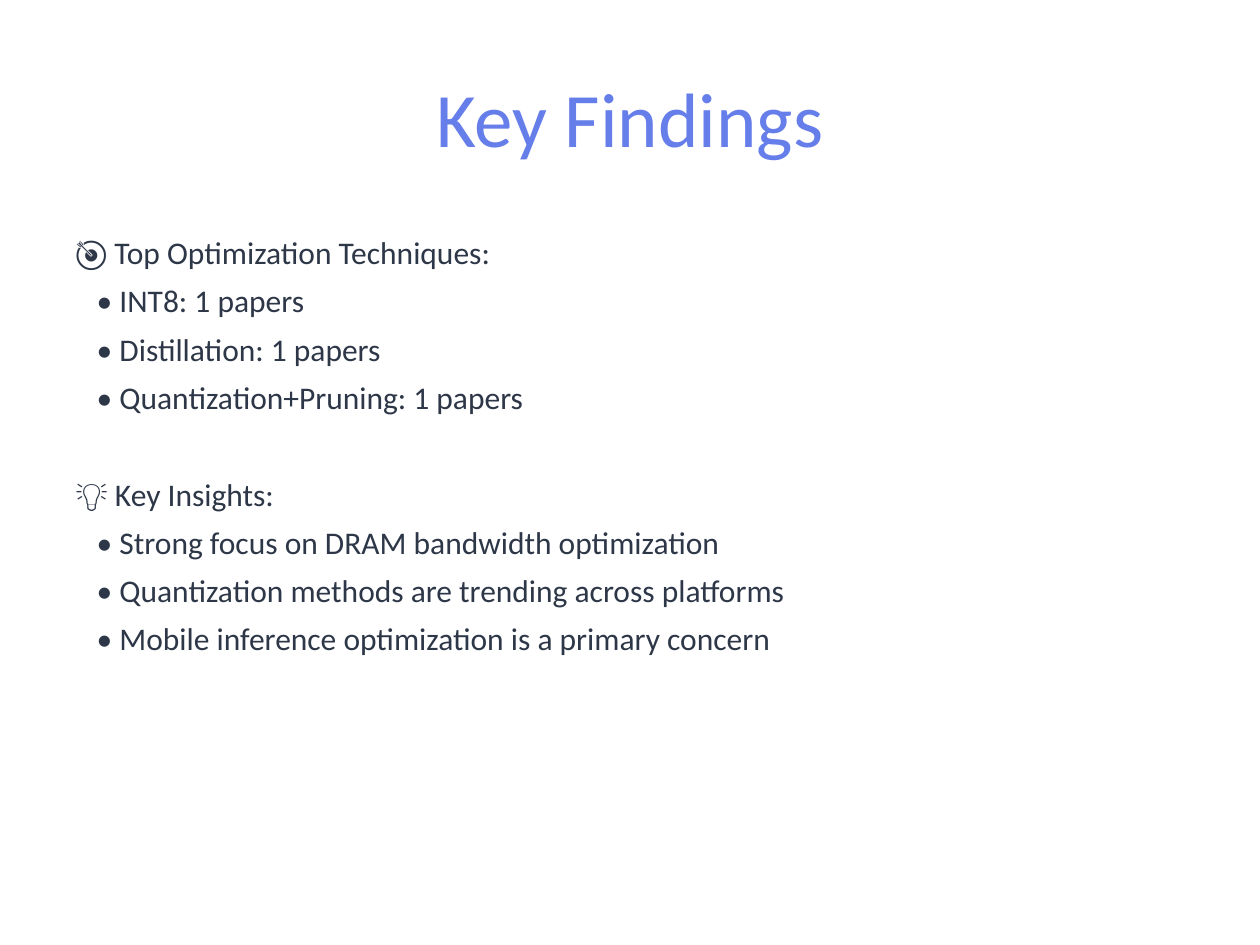
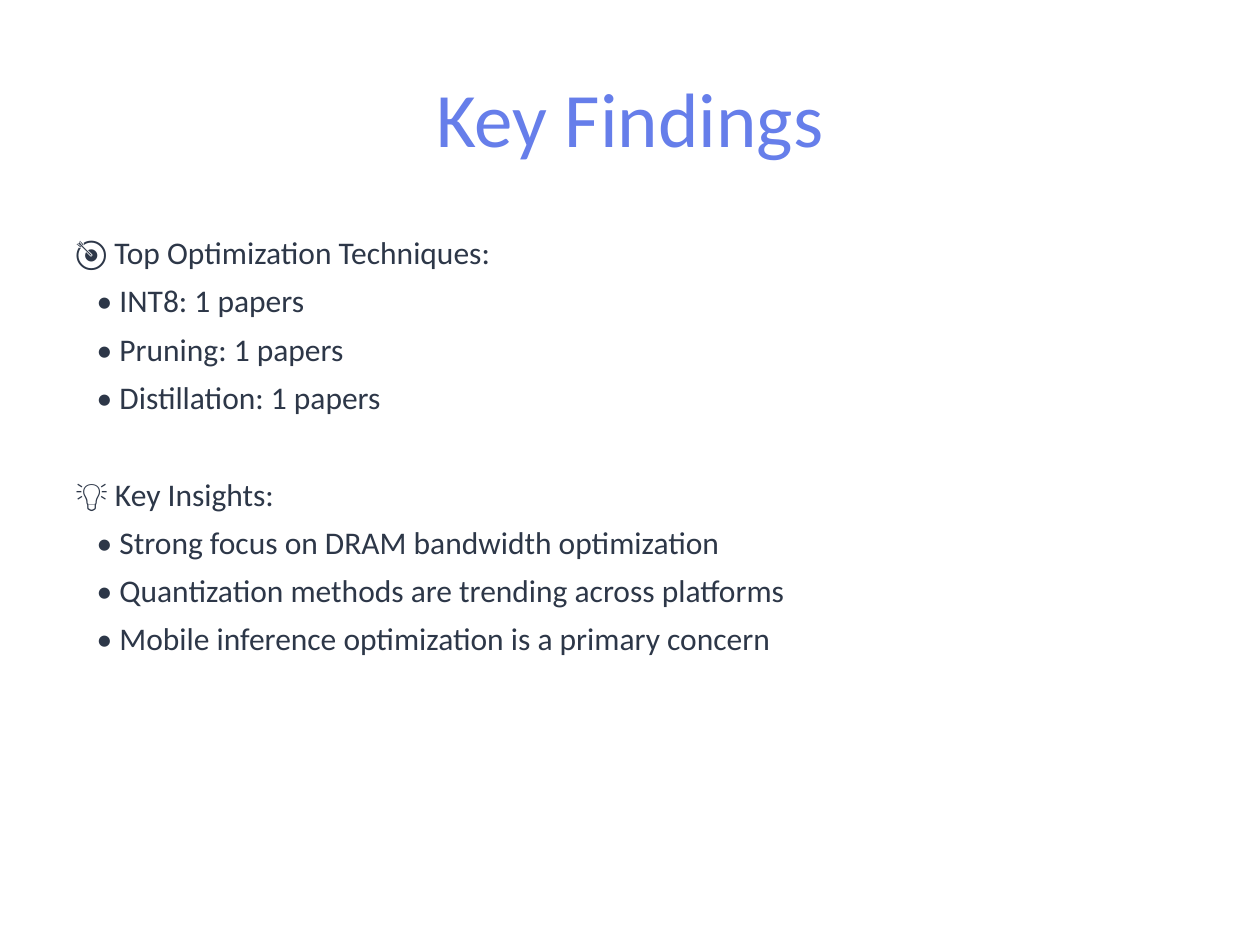
Before and after one commit to pbtsvinaysukhesh/dea-genai-agent, a slide deck: slide 3 of results/reports/report.pptx. Drawn at 1260x945 pixels with LibreOffice and Linux fonts; fonts in the diff are those of the drawing. Boxes give left, top, right and bottom in pixels: in the first picture for what was removed or moved away, otherwise in the second. Text is boxed around its words. In the diff, an @@ line names an element or a change of style, - is before the commit and + after.

```diff
--- a/results/reports/report.pptx
+++ b/results/reports/report.pptx
@@ text at [119,339,344,367]: paragraph added @@
+• Pruning: 1 papers
@@ text at [119,387,523,415]: paragraph removed @@
-• Quantization+Pruning: 1 papers
```
Also in this commit, not shown: 7 other slides changed, 3 slides added, 23 other files.
